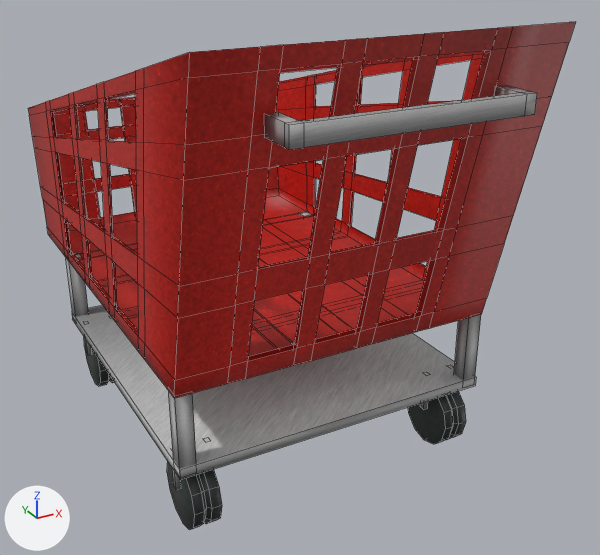
The Blender file working/subahu/Cart/Cart.blend: old version first, new version second.
Before and after are seen from a camera (50 mm lens) standing at (-2.28, -4.76, 2.88) and looking at (0.2, -0.25, 0.62). Lighting does not change. The marker at lower left points along +X, +Y and +Z. Mesh edges are drawn as thin lines.

Objects in the first picture: 'cart', 'cartInside', 'cartStand', 'handle', 'wheels'.
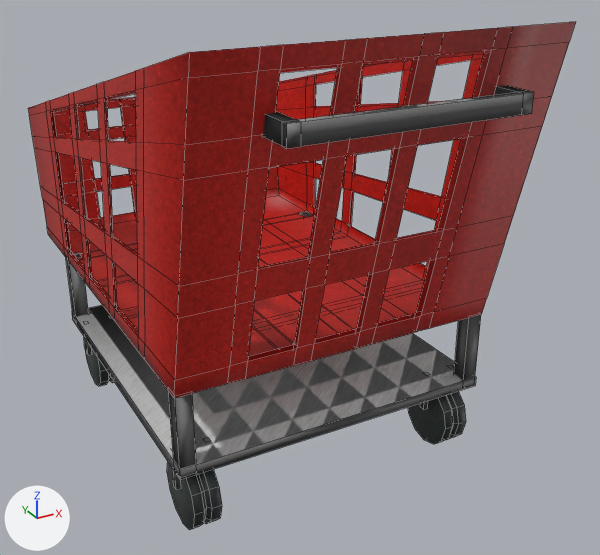
Commit message: cart blend

Location of each change, (x1, y1, x2, y2) in pixels of the pictures (600 x 555 px):
'handle', reshaped, moved: before (264, 85, 537, 150); after (263, 85, 534, 148)
part 1 of me_cube_004, added: after (172, 468, 181, 490)
part 2 of me_cube_004, added: after (85, 339, 92, 355)
part 3 of me_cube_004, added: after (420, 401, 428, 409)
part 4 of me_cube_004, added: after (66, 253, 88, 317)
part 5 of me_cube_004, added: after (168, 391, 196, 469)
part 6 of me_cube_004, added: after (72, 305, 476, 480)
part 7 of me_cube_004, added (black): after (454, 315, 481, 380)
part 8 of me_cube_003, added: after (263, 85, 534, 148)

The change in detail:
me_cube_004 is used by ob_cartstand; parent ob_cart; location (0.0, 0.0, 0.0).
me_cube_004 had 104 vertices, 78 faces and spanned x -1.04..1.04, y -1.13..1.13, z -0.21..0.54.
me_cube_004 now has 208 vertices, 156 faces and spans x -1.04..1.04, y -1.13..1.13, z -0.21..0.54.
me_cube_004 part 1: a new loose piece, a box spanning x -1.01..-0.978, y -0.953..-0.912, z -0.206..0.059, in mat_dark_steel_texture_jpg (picture img_dark_steel_texture_jpg).
me_cube_004 part 2: a new loose piece, a box spanning x -1.01..-0.978, y 0.891..0.931, z -0.206..0.059, in mat_dark_steel_texture_jpg (picture img_dark_steel_texture_jpg).
me_cube_004 part 3: a new loose piece, a box spanning x 0.772..0.804, y -0.953..-0.912, z -0.206..0.059, in mat_dark_steel_texture_jpg (picture img_dark_steel_texture_jpg).
me_cube_004 part 4: a new loose piece, a box spanning x -1.038..-0.94, y 1.03..1.129, z 0.009..0.537, in mat_dark_steel_texture_jpg (picture img_dark_steel_texture_jpg).
me_cube_004 part 5: a new loose piece, a box spanning x -1.038..-0.94, y -1.128..-1.03, z 0.009..0.537, in mat_dark_steel_texture_jpg (picture img_dark_steel_texture_jpg).
me_cube_004 part 6: a new loose piece, a box spanning x -1.043..1.043, y -1.135..1.135, z 0.0..0.067, in mat_dark_steel_texture_jpg (picture img_dark_steel_texture_jpg).
me_cube_004 part 7: a new loose piece, a box spanning x 0.941..1.04, y -1.128..-1.03, z 0.009..0.537, in mat_dark_steel_texture_jpg (picture img_dark_steel_texture_jpg).
me_cube_003 is used by ob_handle; parent ob_cart; location (0.00887, -1.89, 1.043).
me_cube_003 had 24 vertices, 22 faces and spanned x -0.684..0.684, y -0.634..-0.403, z -0.053..0.053.
me_cube_003 now has 48 vertices, 44 faces and spans x -0.684..0.684, y -0.634..-0.403, z -0.053..0.053.
me_cube_003 part 8: a new loose piece of 24 vertices spanning x -0.684..0.684, y -0.634..-0.403, z -0.053..0.053, in mat_dark_steel_texture_jpg (picture img_dark_steel_texture_jpg).
Object 'handle' (ob_handle) moves from (0.00887, -1.89, 1.043) to (0.00887, -1.867, 1.043).
